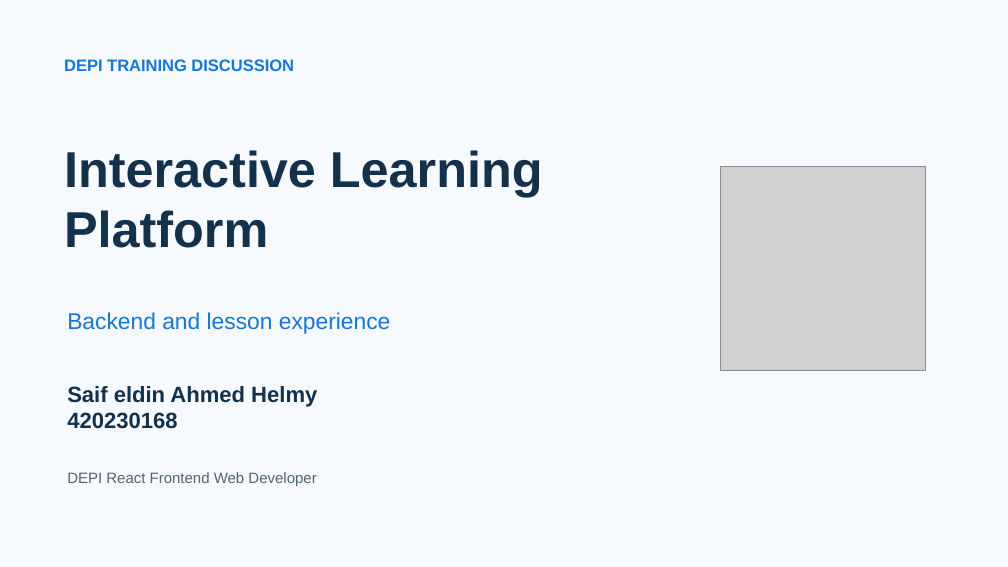
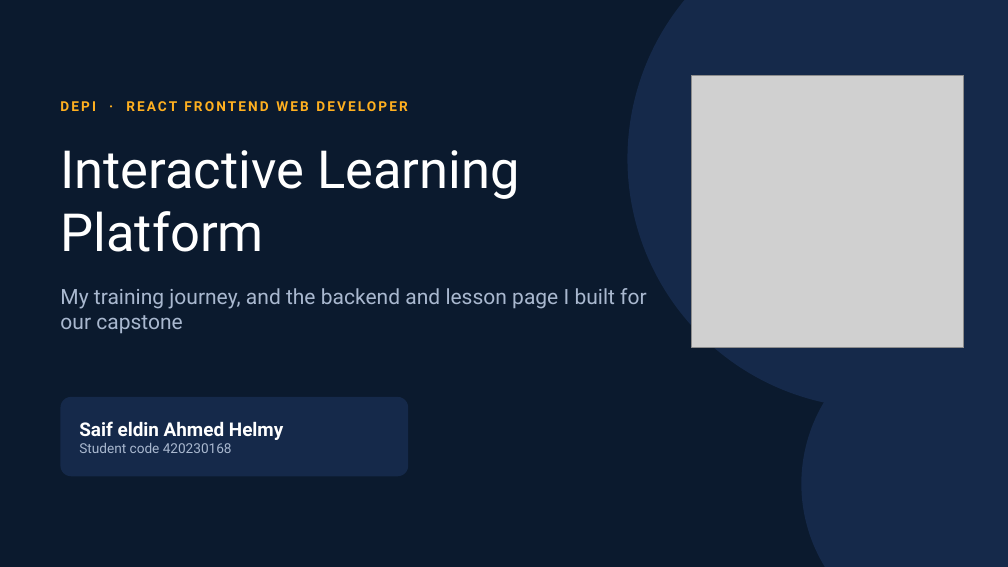
Before and after one commit to Saif-eldin-Ahmed-Helmy/Interactive-Learning-Platform, a slide deck: slide 1 of output/discussion/Saif-DEPI-Discussion.pptx. Drawn at 1008x567 pixels with LibreOffice and Linux fonts; fonts in the diff are those of the drawing; grey boxes stand for pictures. Boxes give left, top, right and bottom in pixels: in the first picture for what was removed or moved away, otherwise in the second. Text is boxed around its words. In the diff, an @@ line names an element or a change of style, - is before the commit and + after.

```diff
--- a/output/discussion/Saif-DEPI-Discussion.pptx
+++ b/output/discussion/Saif-DEPI-Discussion.pptx
@@ background #F6F9FD to #0B1A2E @@
@@ ellipse added at (628,0,1008,408), fill #15294A @@
@@ text removed at (64,59,294,71) @@
-DEPI TRAINING DISCUSSION
@@ picture: place and size @@
-picture at (721,166,926,371)
+picture at (692,76,964,348)
@@ text at (60,101,407,111): text changed; size 14.2 to 13 pt; font Arial to Roboto; text colour #526575 to #FFB020; bold on @@
-DEPI React Frontend Web Developer
+DEPI · REACT FRONTEND WEB DEVELOPER
@@ text at (60,150,520,252): text changed; size 48 to 50 pt; font Arial to Roboto; text colour #13314B to #FFFFFF; bold off @@
-Interactive Learning
-Platform
+Interactive Learning Platform
@@ text at (60,288,646,334): text changed; size 21.8 to 20 pt; font Arial to Roboto; text colour #1478D4 to #A9B8CF @@
-Backend and lesson experience
+My training journey, and the backend and lesson page I built for our capstone
@@ ellipse added at (802,325,1008,567), fill #15294A @@
@@ rounded rectangle added at (60,397,408,476), fill #15294A @@
@@ text "Saif eldin Ahmed Helmy": place and size @@
-text "Saif eldin Ahmed Helmy" at (67,386,317,429)
+text "Saif eldin Ahmed Helmy" at (79,421,283,453)
@@ text "Saif eldin Ahmed Helmy" at (79,421,283,453): vertical alignment top to middle @@
@@ text at (79,443,232,453): text changed; size 21 to 13 pt; font Arial to Roboto; text colour #13314B to #A9B8CF; bold off @@
-420230168
+Student code 420230168
@@ text at (79,421,283,440): size 21 to 18 pt, font Arial to Roboto, text colour #13314B to #FFFFFF in "Saif eldin Ahmed Helmy" @@
```
Also in this commit, not shown: 11 slides added, 9 slides removed, 10 other files.
